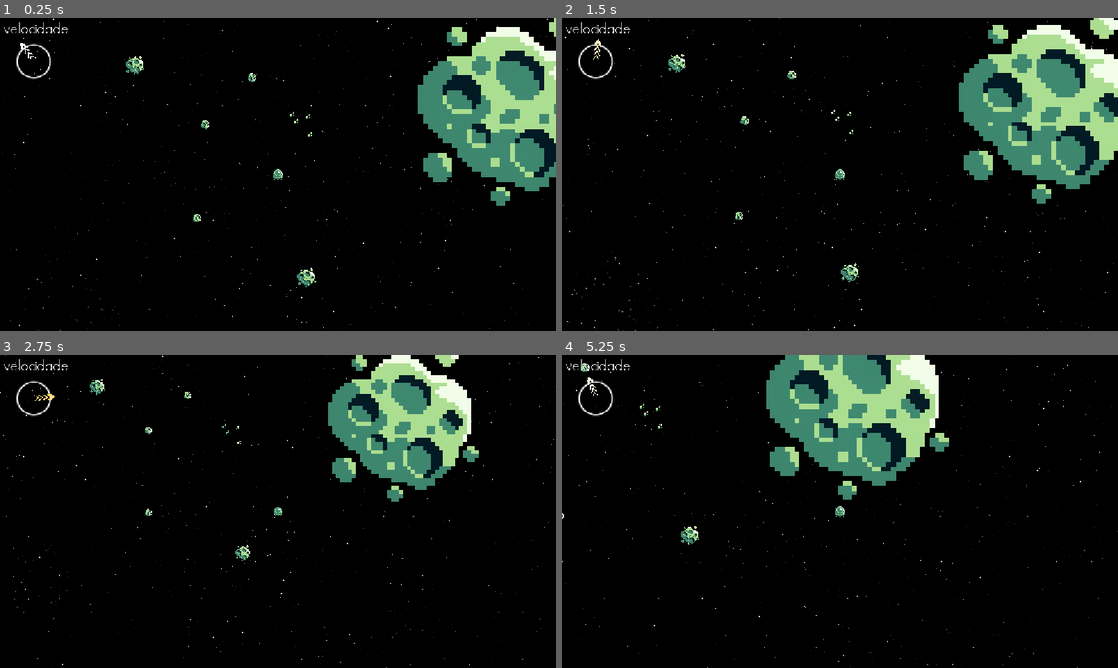
Above: before the commit, frames 1-4 (two rows, left to right).
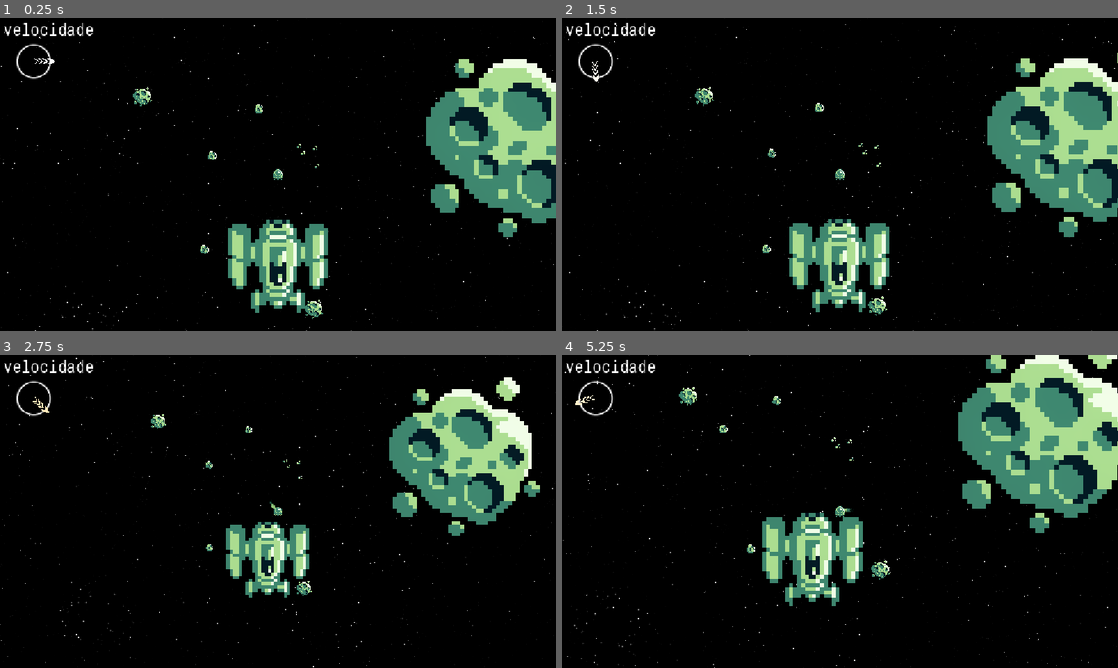
Above: after the commit, the same moments.

Repository: ninacalmon/RogueSpace
Game: Godot game, scene res://Tests/Scenes/main.tscn
The game is run twice, just before and just after one commit, with the same random seed, the same clock (stepped at 60 frames per second) and the same inputs.
Inputs (mouse positions are in pixels of both pictures, inside the frame that each line leads up to):
- Up to frame 1 (0.25 s): no input
- Up to frame 2 (1.5 s): move the mouse to (962, 158) at 0.52 s; hold D (move_right) 0.53-1.28 s; hold Ctrl (break_stop, bound only after the commit) 0.53-1.28 s; move the mouse to (728, 190) at 1.27 s; hold S (move_down) from 1.28 s (still down); tap Middle mouse button (middle_mouse) at 1.35 s
- Up to frame 3 (2.75 s): tap Ctrl (break_stop, bound only after the commit) at 1.55, 2.3 s; move the mouse to (333, 442) at 2.02 s; release S (move_down) at 2.03 s; hold D (move_right) from 2.03 s (still down); hold Mouse wheel down (scroll_down) from 2.03 s (still down)
- Up to frame 4 (5.25 s): move the mouse to (812, 574) at 2.77 s; release D (move_right) at 2.78 s; release Mouse wheel down (scroll_down) at 2.78 s; hold W (move_up) 2.78-3.53 s; tap Mouse wheel up (scroll_up) at 2.85 s; tap Ctrl (break_stop, bound only after the commit) at 3.05, 4.35 s; move the mouse to (1006, 558) at 3.52 s; hold Ctrl (break_stop, bound only after the commit) 3.53-4.28 s; hold A (move_left) 3.53-5.03 s; move the mouse to (673, 464) at 4.27 s; move the mouse to (867, 511) at 5.02 s; hold S (move_down) from 5.03 s (still down); hold Middle mouse button (middle_mouse) from 5.03 s (still down)

The runs differ from the first frame. In frame 1, 15% of the frame differs, in the area x 0-100%, y 0-100%; in frame 2, 16%; in frame 3, 15%; in frame 4, 27%.

Commit message:
Changed the way map_control functions and added motor particles to the plaer

Diff:
--- a/Tests/Scenes/main.tscn
+++ b/Tests/Scenes/main.tscn
@@ -1,18 +1,18 @@
 [gd_scene load_steps=18 format=3 uid="uid://cuevyr7kt05dg"]
 
 [ext_resource type="Texture2D" uid="uid://b4go5brbh3ndq" path="res://Tests/Sprites/Starfields/Starfield 1 - 1024x1024.png" id="1_n7yfy"]
-[ext_resource type="Texture2D" uid="uid://bhshref68qilg" path="res://Tests/Sprites/panorama6.jpg" id="1_rpg71"]
 [ext_resource type="PackedScene" uid="uid://b512vj2a4a3y" path="res://Tests/Scenes/player.tscn" id="2_asek7"]
 [ext_resource type="PackedScene" uid="uid://b80a8rde527d1" path="res://Tests/Scenes/massive_body.tscn" id="3_1v8tv"]
-[ext_resource type="Script" uid="uid://dw2m8ymjsljfq" path="res://Tests/Scenes/camera.gd" id="3_arxjg"]
 [ext_resource type="PackedScene" uid="uid://fcoqx52my7v5" path="res://Tests/Scenes/asteroid_s.tscn" id="3_ikcoo"]
 [ext_resource type="PackedScene" uid="uid://0tgtuwrs6ryf" path="res://Tests/Scenes/asteroid_m.tscn" id="4_1v8tv"]
+[ext_resource type="PackedScene" uid="uid://c2v243rukexl6" path="res://Tests/Scenes/map_control.tscn" id="5_n7yfy"]
 [ext_resource type="PackedScene" uid="uid://cj6ahhvs1rbt8" path="res://Tests/Scenes/asteroid_l.tscn" id="5_x8jog"]
 [ext_resource type="PackedScene" uid="uid://3vg8bv7t077f" path="res://Tests/Scenes/black_hole.tscn" id="7_x8jog"]
-[ext_resource type="Script" uid="uid://b2tm472psivbn" path="res://Tests/Scenes/map_control.gd" id="9_e8oew"]
 [ext_resource type="Script" uid="uid://cwrgvd4dp6ts7" path="res://Tests/Scenes/velocity_control.gd" id="10_72wnm"]
-[ext_resource type="FontFile" uid="uid://k0magfpt7s5x" path="res://Tests/Fonts/GeosansLight.ttf" id="10_q2sf1"]
 [ext_resource type="Texture2D" uid="uid://ud6qpc5xuvm3" path="res://Tests/Sprites/vecteezy_arrow_1186949.png" id="11_rxr2j"]
+[ext_resource type="FontFile" uid="uid://ynyhx0lmxagx" path="res://Tests/Fonts/MonospaceTypewriter.ttf" id="12_s3det"]
+[ext_resource type="PackedScene" uid="uid://b60wc4xruimxc" path="res://Tests/Scenes/mothership.tscn" id="13_n7yfy"]
+[ext_resource type="Script" uid="uid://dfs6psttgftjh" path="res://Tests/Scenes/warnings_control.gd" id="14_aom75"]
 
 [sub_resource type="Environment" id="Environment_n7yfy"]
 background_mode = 3
@@ -44,26 +44,18 @@
 [node name="Parallax2D" type="Parallax2D" parent="."]
 scroll_scale = Vector2(0.2, 0.2)
 repeat_size = Vector2(1024, 1024)
-repeat_times = 3
+repeat_times = 4
 
 [node name="Sprite2D" type="Sprite2D" parent="Parallax2D"]
 texture = ExtResource("1_n7yfy")
 
-[node name="Panorama6" type="Sprite2D" parent="."]
-visible = false
-position = Vector2(-41, -103)
-texture = ExtResource("1_rpg71")
+[node name="Player" parent="." instance=ExtResource("2_asek7")]
 
-[node name="Player" parent="." instance=ExtResource("2_asek7")]
-position = Vector2(15, 65)
-
-[node name="Camera2D" type="Camera2D" parent="Player"]
-script = ExtResource("3_arxjg")
-
-[node name="MapControl" type="Node2D" parent="." node_paths=PackedStringArray("player", "camera")]
-script = ExtResource("9_e8oew")
+[node name="MapControl" parent="." node_paths=PackedStringArray("player", "camera") instance=ExtResource("5_n7yfy")]
 player = NodePath("../Player")
 camera = NodePath("../Player/Camera2D")
+
+[node name="MapGenerator" type="Node2D" parent="."]
 
 [node name="SpaceStuff" type="Node2D" parent="."]
 
@@ -102,16 +94,22 @@
 
 [node name="CanvasLayer" type="CanvasLayer" parent="."]
 
-[node name="VelocityControl" type="Control" parent="CanvasLayer" node_paths=PackedStringArray("player")]
+[node name="UI" type="Control" parent="CanvasLayer"]
 layout_mode = 3
+anchors_preset = 15
+anchor_right = 1.0
+anchor_bottom = 1.0
+grow_horizontal = 2
+grow_vertical = 2
+
+[node name="VelocityControl" type="Control" parent="CanvasLayer/UI"]
 anchors_preset = 0
 offset_right = 114.0
 offset_bottom = 68.0
 size_flags_horizontal = 0
 script = ExtResource("10_72wnm")
-player = NodePath("../../Player")
 
-[node name="RichTextLabel" type="RichTextLabel" parent="CanvasLayer/VelocityControl"]
+[node name="RichTextLabel" type="RichTextLabel" parent="CanvasLayer/UI/VelocityControl"]
 custom_minimum_size = Vector2(100, 0)
 layout_mode = 1
 anchors_preset = 7
@@ -121,16 +119,16 @@
 anchor_bottom = 1.0
 offset_left = -50.0
 offset_top = -65.0
-offset_right = 99.0
+offset_right = 152.0
 offset_bottom = -1.0
 grow_horizontal = 2
 grow_vertical = 0
-theme_override_fonts/normal_font = ExtResource("10_q2sf1")
+theme_override_fonts/normal_font = ExtResource("12_s3det")
 theme_override_font_sizes/normal_font_size = 32
 text = "velocidade"
 fit_content = true
 
-[node name="TextureRect" type="TextureRect" parent="CanvasLayer/VelocityControl"]
+[node name="TextureRect" type="TextureRect" parent="CanvasLayer/UI/VelocityControl"]
 material = SubResource("CanvasItemMaterial_72wnm")
 layout_mode = 1
 anchors_preset = -1
@@ -145,11 +143,40 @@
 texture = SubResource("GradientTexture2D_s3det")
 metadata/_edit_use_anchors_ = true
 
-[node name="Arrow" type="Node2D" parent="CanvasLayer/VelocityControl"]
+[node name="Arrow" type="Node2D" parent="CanvasLayer/UI/VelocityControl"]
 position = Vector2(69, 88)
 
-[node name="Sprite2D" type="Sprite2D" parent="CanvasLayer/VelocityControl/Arrow"]
+[node name="Sprite2D" type="Sprite2D" parent="CanvasLayer/UI/VelocityControl/Arrow"]
 position = Vector2(0, -5)
 scale = Vector2(0.07, 0.04)
 texture = ExtResource("11_rxr2j")
 centered = false
+
+[node name="WarningsControl" type="Control" parent="CanvasLayer/UI"]
+anchors_preset = 0
+offset_right = 40.0
+offset_bottom = 40.0
+script = ExtResource("14_aom75")
+
+[node name="RichTextLabel" type="RichTextLabel" parent="CanvasLayer/UI/WarningsControl"]
+layout_mode = 1
+anchors_preset = 8
+anchor_left = 0.5
+anchor_top = 0.5
+anchor_right = 0.5
+anchor_bottom = 0.5
+offset_left = 386.5
+offset_top = 61.0
+offset_right = 725.5
+offset_bottom = 189.0
+grow_horizontal = 2
+grow_vertical = 2
+theme_override_fonts/normal_font = ExtResource("12_s3det")
+bbcode_enabled = true
+text = "CUIDADO!
+VOCÊ ESTÁ QUASE FORA DO ALCANÇE DE SUA NAVE MÃE
+(você será teleportado de volta e perderá todos os recursos)"
+horizontal_alignment = 1
+
+[node name="Mothership" parent="." instance=ExtResource("13_n7yfy")]
+position = Vector2(0, 190)
--- a/Tests/Scenes/map_control.gd
+++ b/Tests/Scenes/map_control.gd
@@ -1,114 +1,40 @@
 extends Node2D
 class_name MapControl
 
-########## IMPORTANT!!!!
-## this code is temporary!! later this code will be changed so that the player
-## move freely around the map, and new stuff (including parallax bg) will pop
-## close to him, and be despawned if too far away.
-
-## this also implies that we will estabilish a distance from mothership in which
-## player looses contact with it... (because he went so far away that we will have
-## despawn it. this will basically mean insta fail. I MUCH PREFER THAT APPROACH!
-
-## if we change our minds, other idea would be that if you go too far away,
-## mothership teleports you back, and you loose half or all the resources you
-## had got (prevent the player from exploying it)!
-
-## !! the code, as it stands now, gives off a very ugly and noticiable transition
-## when teleporting.
-
 @export var player: Player
 @export var camera: Camera2D
+@export var safe_area_radius_multiply: float = 3.5
 var map_size: Vector2
 var rect: Rect2
 
-var offset_x: float
-var offset_y: float
+@onready var safe_area: Area2D = $SafeArea
+@onready var safe_area_shape: CollisionShape2D = $SafeArea/SafeAreaShape
 
-var sanity_offset: float = 1.0
+@onready var almost_out_area: Area2D = $AlmostOutArea
+@onready var almost_out_area_shape: CollisionShape2D = $AlmostOutArea/AlmostOutAreaShape
 
-var end_edge_right: float
-var end_edge_left: float
-
-var end_offseted_right: float
-var end_offseted_left: float
-
-var end_edge_top: float
-var end_edge_bottom: float
-
-var end_offseted_top: float
-var end_offseted_bottom: float
-
-var player_init_pos: Vector2
 
 func _ready() -> void:
-	player_init_pos = player.global_position
-	var viewport_rect_size: Vector2 = get_viewport_rect().size
-	map_size = Vector2.ONE * viewport_rect_size.x * 5
-	offset_x = viewport_rect_size.x * 1.5
-	offset_y = viewport_rect_size.y
+	var new_circle_shape: CircleShape2D = safe_area_shape.shape.duplicate()
+	new_circle_shape.radius = 1000 * safe_area_radius_multiply
+	safe_area_shape.shape = new_circle_shape
 
-	end_edge_right = map_size.x * 0.5
-	end_edge_left = -map_size.x * 0.5
+	var new_circle_shape2: CircleShape2D = almost_out_area_shape.shape.duplicate()
+	new_circle_shape2.radius = new_circle_shape.radius * 0.7
+	almost_out_area_shape.shape = new_circle_shape2
 
-	end_offseted_right = end_edge_right -offset_x
-	end_offseted_left = end_edge_left +offset_x
+	safe_area.body_exited.connect(_on_safe_area_exited)
+	almost_out_area.body_exited.connect(_on_almost_out_area_body_exited)
+	almost_out_area.body_entered.connect(_on_almost_out_area_body_entered)
 
-	end_edge_top = -map_size.y * 0.5
-	end_edge_bottom = map_size.y * 0.5
+func _on_safe_area_exited(body: RigidBody2D):
+	if body is Player:
+		EventBus.player_out_of_bounds.emit()
 
-	end_offseted_top = end_edge_top +offset_y
-	end_offseted_bottom = end_edge_bottom -offset_y
+func _on_almost_out_area_body_exited(body: RigidBody2D):
+	if body is Player:
+		EventBus.player_almost_out_of_bounds.emit()
 
-	#queue_redraw()
-#
-#func _draw() -> void:
-	#rect = Rect2(-map_size * 0.5, map_size)
-	#draw_rect(rect, Color(1, 0, 0, 0.2))
-
-func _process(_delta: float) -> void:
-	if player.global_position.x > end_offseted_right or\
-	player.global_position.x < end_offseted_left or\
-	player.global_position.y < end_offseted_top or\
-	player.global_position.y > end_offseted_bottom:
-		execute_teletransport()
-
-
-func execute_teletransport():
-	var tween = get_tree().create_tween()
-	tween.set_parallel()
-	tween.set_ease(Tween.EASE_IN_OUT)
-	tween.tween_property(camera, "zoom", camera.zoom + Vector2.ONE * 0.3, 0.2)
-	tween.tween_property(player, "modulate", Color(18.892, 18.892, 18.892), 0.1)
-	tween.set_parallel(false)
-	tween.tween_property(player, "modulate", Color(1, 1, 1), 0.1)
-	await tween.finished
-	player.linear_velocity = Vector2.ZERO
-	player.global_position = player_init_pos
-
-	#if player.global_position > Vector2(end_offseted_right, end_offseted_bottom) or \
-	#player.global_position < Vector2(end_offseted_left, end_offseted_top):
-		#print("hehehehe")
-		#player.global_position = player_init_pos
-
-#func _process(_delta: float) -> void:
-	### right and left
-	#if is_within(end_offseted_right, end_edge_right, player.global_position.x):
-		#print("dir")
-		#player.global_position.x = end_offseted_left + sanity_offset
-#
-	#if is_within(end_edge_left, end_offseted_left, player.global_position.x):
-		#player.global_position.x = end_offseted_right - sanity_offset
-		#print("esq", player.global_position.x)
-#
-	### top and bottom
-	#if is_within(end_edge_top, end_offseted_top, player.global_position.y):
-		#print("cim")
-		#player.global_position.y = end_offseted_bottom - sanity_offset
-#
-	#if is_within(end_offseted_bottom, end_edge_bottom, player.global_position.y):
-		#print("baix")
-		#player.global_position.y = end_offseted_top + sanity_offset
-#
-#func is_within(start: float, end: float, value: float) -> bool:
-	#return value >= start and value <= end
+func _on_almost_out_area_body_entered(body: RigidBody2D):
+	if body is Player:
+		EventBus.player_back_in_bounds.emit()
--- /dev/null
+++ b/Tests/Scenes/map_control.tscn
@@ -0,0 +1,23 @@
+[gd_scene load_steps=4 format=3 uid="uid://c2v243rukexl6"]
+
+[ext_resource type="Script" uid="uid://b2tm472psivbn" path="res://Tests/Scenes/map_control.gd" id="1_bc0b1"]
+
+[sub_resource type="CircleShape2D" id="CircleShape2D_odgiy"]
+radius = 1692.266
+
+[sub_resource type="CircleShape2D" id="CircleShape2D_doqc6"]
+
+[node name="MapControl" type="Node2D"]
+script = ExtResource("1_bc0b1")
+
+[node name="SafeArea" type="Area2D" parent="."]
+z_index = -1000
+
+[node name="SafeAreaShape" type="CollisionShape2D" parent="SafeArea"]
+shape = SubResource("CircleShape2D_odgiy")
+
+[node name="AlmostOutArea" type="Area2D" parent="."]
+
+[node name="AlmostOutAreaShape" type="CollisionShape2D" parent="AlmostOutArea"]
+shape = SubResource("CircleShape2D_doqc6")
+debug_color = Color(0.99610955, 0, 0.2014986, 0.41960785)
--- /dev/null
+++ b/Tests/Scenes/mothership.tscn
@@ -0,0 +1,16 @@
+[gd_scene load_steps=3 format=3 uid="uid://b60wc4xruimxc"]
+
+[ext_resource type="Texture2D" uid="uid://cukh1gwwirlos" path="res://Tests/Sprites/Player/Ship_Mid.png" id="1_y16vs"]
+
+[sub_resource type="CircleShape2D" id="CircleShape2D_y16vs"]
+radius = 82.02438
+
+[node name="Mothership" type="RigidBody2D"]
+mass = 1000000.0
+
+[node name="CollisionShape2D" type="CollisionShape2D" parent="."]
+shape = SubResource("CircleShape2D_y16vs")
+
+[node name="Sprite2D" type="Sprite2D" parent="."]
+scale = Vector2(8, -8)
+texture = ExtResource("1_y16vs")
--- /dev/null
+++ b/Tests/Scenes/motor_gpu_particles.gd
@@ -0,0 +1,5 @@
+extends GPUParticles2D
+
+@export var player: Player
+
+var changed: bool =  false
--- /dev/null
+++ b/Tests/Scenes/motor_gpu_particles.tscn
@@ -0,0 +1,54 @@
+[gd_scene load_steps=11 format=3 uid="uid://dp3f278n4cqbm"]
+
+[ext_resource type="Texture2D" uid="uid://cbcuca4hv1ck1" path="res://Tests/Sprites/Explosion_Sheet.png" id="1_c2g25"]
+[ext_resource type="Script" uid="uid://din5gfl2ln18x" path="res://Tests/Scenes/motor_gpu_particles.gd" id="2_gs4q6"]
+
+[sub_resource type="CanvasItemMaterial" id="CanvasItemMaterial_gs4q6"]
+particles_animation = true
+particles_anim_h_frames = 5
+particles_anim_v_frames = 1
+particles_anim_loop = false
+
+[sub_resource type="Curve" id="Curve_c2g25"]
+_data = [Vector2(0, 1), 0.0, 0.0, 0, 0, Vector2(0.69761276, 1), 0.0, 0.0, 0, 0, Vector2(0.9761274, 0), 0.0, 0.0, 0, 0]
+point_count = 3
+
+[sub_resource type="CurveTexture" id="CurveTexture_gs4q6"]
+curve = SubResource("Curve_c2g25")
+
+[sub_resource type="Gradient" id="Gradient_sfvy2"]
+interpolation_mode = 1
+offsets = PackedFloat32Array(0, 0.22038567, 0.4986226, 0.7768595)
+colors = PackedColorArray(0.87688, 0.97, 0.8148001, 0.47058824, 0.5295, 0.75, 0.43500003, 0.47058824, 0.205, 0.41, 0.33825, 0.47058824, 0.1394, 0.34, 0.26979002, 0.47058824)
+
+[sub_resource type="GradientTexture1D" id="GradientTexture1D_4vo05"]
+gradient = SubResource("Gradient_sfvy2")
+
+[sub_resource type="Curve" id="Curve_gs4q6"]
+_data = [Vector2(0, 1), 0.0, 0.0, 0, 0, Vector2(0.16976129, 0.33659798), 0.0, 0.0, 0, 0]
+point_count = 2
+
+[sub_resource type="CurveTexture" id="CurveTexture_sfvy2"]
+curve = SubResource("Curve_gs4q6")
+
+[sub_resource type="ParticleProcessMaterial" id="ParticleProcessMaterial_fxmdp"]
+lifetime_randomness = 0.2
+particle_flag_disable_z = true
+angle_min = -720.0
+angle_max = 720.0
+gravity = Vector3(0, 0, 0)
+scale_min = 0.39999998
+scale_max = 1.1999999
+scale_curve = SubResource("CurveTexture_sfvy2")
+color_ramp = SubResource("GradientTexture1D_4vo05")
+alpha_curve = SubResource("CurveTexture_gs4q6")
+anim_speed_min = 1.0
+anim_speed_max = 1.0
+
+[node name="MotorGPUParticles" type="GPUParticles2D"]
+material = SubResource("CanvasItemMaterial_gs4q6")
+amount = 64
+texture = ExtResource("1_c2g25")
+lifetime = 0.5
+process_material = SubResource("ParticleProcessMaterial_fxmdp")
+script = ExtResource("2_gs4q6")
--- a/Tests/Scenes/player.gd
+++ b/Tests/Scenes/player.gd
@@ -2,9 +2,21 @@
 class_name Player
 
 @export var speed: float = 1000
+@export var break_speed: float = 2
 @export var max_velocity: float = 1000.0
 
+@onready var camera: Camera2D = $Camera2D
+
+var player_init_pos: Vector2
+
+func _ready() -> void:
+	player_init_pos = global_position
+	EventBus.player_almost_out_of_bounds.connect(_on_player_almost_out_of_bounds)
+	EventBus.player_out_of_bounds.connect(_on_player_out_of_bounds)
+
 func _integrate_forces(state: PhysicsDirectBodyState2D) -> void:
+	Globals.player_linear_velocity = state.linear_velocity
+
 	## Movement here vvv
 	if Input.is_action_pressed("move_down"):
 		state.apply_central_force(Vector2(0, speed))
@@ -20,3 +32,25 @@
 
 	if state.linear_velocity.length() > max_velocity:
 		state.linear_velocity = state.linear_velocity.normalized() * max_velocity
+
+	if Input.is_action_pressed("break_stop"):
+		state.linear_velocity = state.linear_velocity.move_toward(Vector2.ZERO, break_speed)
+
+func _on_player_almost_out_of_bounds():
+	var tween = get_tree().create_tween()
+	tween.tween_property(self, "linear_velocity", linear_velocity / 3, 1)
+
+func _on_player_out_of_bounds():
+	execute_teletransport()
+
+func execute_teletransport():
+	var tween = get_tree().create_tween()
+	tween.set_parallel()
+	tween.set_ease(Tween.EASE_IN_OUT)
+	tween.tween_property(camera, "zoom", camera.zoom + Vector2.ONE * 0.3, 0.2)
+	tween.tween_property(self, "modulate", Color(18.892, 18.892, 18.892), 0.1)
+	tween.set_parallel(false)
+	tween.tween_property(self, "modulate", Color(1, 1, 1), 0.1)
+	await tween.finished
+	linear_velocity = Vector2.ZERO
+	global_position = player_init_pos
--- a/Tests/Scenes/player.tscn
+++ b/Tests/Scenes/player.tscn
@@ -1,8 +1,10 @@
-[gd_scene load_steps=5 format=3 uid="uid://b512vj2a4a3y"]
+[gd_scene load_steps=7 format=3 uid="uid://b512vj2a4a3y"]
 
 [ext_resource type="Texture2D" uid="uid://bqcqdhl2djey1" path="res://Tests/Sprites/Aliens/Alien_Air6.png" id="1_f1ibl"]
 [ext_resource type="Script" uid="uid://i7mc57eu0q83" path="res://Tests/Scenes/player.gd" id="1_ktxno"]
 [ext_resource type="PackedScene" uid="uid://bxmw37lsf71x1" path="res://Tests/Scenes/modulars/gravitational_field.tscn" id="3_ikhnj"]
+[ext_resource type="Script" uid="uid://dw2m8ymjsljfq" path="res://Tests/Scenes/camera.gd" id="4_7tm7k"]
+[ext_resource type="PackedScene" uid="uid://dp3f278n4cqbm" path="res://Tests/Scenes/motor_gpu_particles.tscn" id="5_d77i8"]
 
 [sub_resource type="CircleShape2D" id="CircleShape2D_ktxno"]
 radius = 9.0
@@ -22,3 +24,10 @@
 [node name="GravitationalField" parent="." node_paths=PackedStringArray("owner_body", "owner_collision_shape") instance=ExtResource("3_ikhnj")]
 owner_body = NodePath("..")
 owner_collision_shape = NodePath("../CollisionShape2D")
+
+[node name="Camera2D" type="Camera2D" parent="."]
+script = ExtResource("4_7tm7k")
+
+[node name="MotorGPUParticles" parent="." node_paths=PackedStringArray("player") instance=ExtResource("5_d77i8")]
+show_behind_parent = true
+player = NodePath("..")
--- a/Tests/Scenes/velocity_control.gd
+++ b/Tests/Scenes/velocity_control.gd
@@ -1,6 +1,5 @@
 extends Control
 
-@export var player: Player
 @onready var arrow: Node2D = $Arrow
 
 var arrow_colors: Array[Color] = [
@@ -13,10 +12,10 @@
 @export var max_speed: float = 1000.0
 
 func _process(_delta: float) -> void:
-	var speed = player.linear_velocity.length()
+	var speed = Globals.player_linear_velocity.length()
 	var t = clamp(speed / max_speed, 0.0, 1.0)
 
-	arrow.look_at(player.linear_velocity)
+	arrow.look_at(arrow.global_position + Globals.player_linear_velocity)
 
 	arrow.modulate = get_gradient_color(t)
 
--- /dev/null
+++ b/Tests/Scenes/warnings_control.gd
@@ -0,0 +1,39 @@
+extends Control
+
+@onready var rich_text_label: RichTextLabel = $RichTextLabel
+
+var cautious_text: String = "CUIDADO!
+DÊ MEIA VOLTA
+VOCÊ ESTÁ QUASE FORA DO ALCANÇE DE SUA NAVE MÃE
+(você será teletransportado e perderá seus recursos)"
+
+func _ready() -> void:
+	rich_text_label.self_modulate = Color(1, 1, 1, 0)
+	rich_text_label.hide()
+
+	EventBus.player_almost_out_of_bounds.connect(_on_player_almost_out_of_bounds)
+	EventBus.player_back_in_bounds.connect(_on_player_out_of_bounds)
+
+func _on_player_almost_out_of_bounds():
+	rich_text_label.text = cautious_text
+	show_warning()
+
+func _on_player_out_of_bounds():
+	hide_warning()
+
+func _on_danger_alert_emitted():
+	pass
+
+func show_warning():
+	rich_text_label.self_modulate = Color(1, 1, 1, 0)
+	rich_text_label.show()
+
+	var tween = create_tween()
+	tween.tween_property(rich_text_label, "self_modulate", Color(1, 1, 1, 1), 0.2)
+
+func hide_warning():
+	var tween = create_tween()
+	tween.tween_property(rich_text_label, "self_modulate", Color(1, 1, 1, 0), 0.3)
+	await tween.finished
+
+	rich_text_label.hide()
--- /dev/null
+++ b/event_bus.gd
@@ -0,0 +1,6 @@
+extends Node
+
+signal player_out_of_bounds
+
+signal player_almost_out_of_bounds
+signal player_back_in_bounds
--- a/globals.gd
+++ b/globals.gd
@@ -1 +1,3 @@
 extends Node
+
+var player_linear_velocity: Vector2
--- a/project.godot
+++ b/project.godot
@@ -18,6 +18,7 @@
 [autoload]
 
 Globals="*res://globals.gd"
+EventBus="*res://event_bus.gd"
 
 [display]
 
@@ -60,6 +61,11 @@
 "events": [Object(InputEventMouseButton,"resource_local_to_scene":false,"resource_name":"","device":-1,"window_id":0,"a …(258 unchanged characters)…
 ]
 }
+break_stop={
+"deadzone": 0.2,
+"events": [Object(InputEventKey,"resource_local_to_scene":false,"resource_name":"","device":-1,"window_id":0,"alt_pressed":false,"shift_pressed":false,"ctrl_pressed":false,"meta_pressed":false,"pressed":false,"keycode":0,"physical_keycode":4194326,"key_label":0,"unicode":0,"location":0,"echo":false,"script":null)
+]
+}
 
 [physics]
 
@@ -71,4 +77,3 @@
 [rendering]
 
 textures/canvas_textures/default_texture_filter=0
-environment/defaults/default_clear_color=Color(0.037729688, 0.009587624, 0.020845326, 1)
Not shown, added: Tests/Scenes/motor_gpu_particles.gd.uid
Not shown, added: Tests/Scenes/warnings_control.gd.uid
Binary file added: Tests/Sprites/Explosion_Sheet.png
Not shown, added: Tests/Sprites/Explosion_Sheet.png.import
Not shown, added: event_bus.gd.uid
